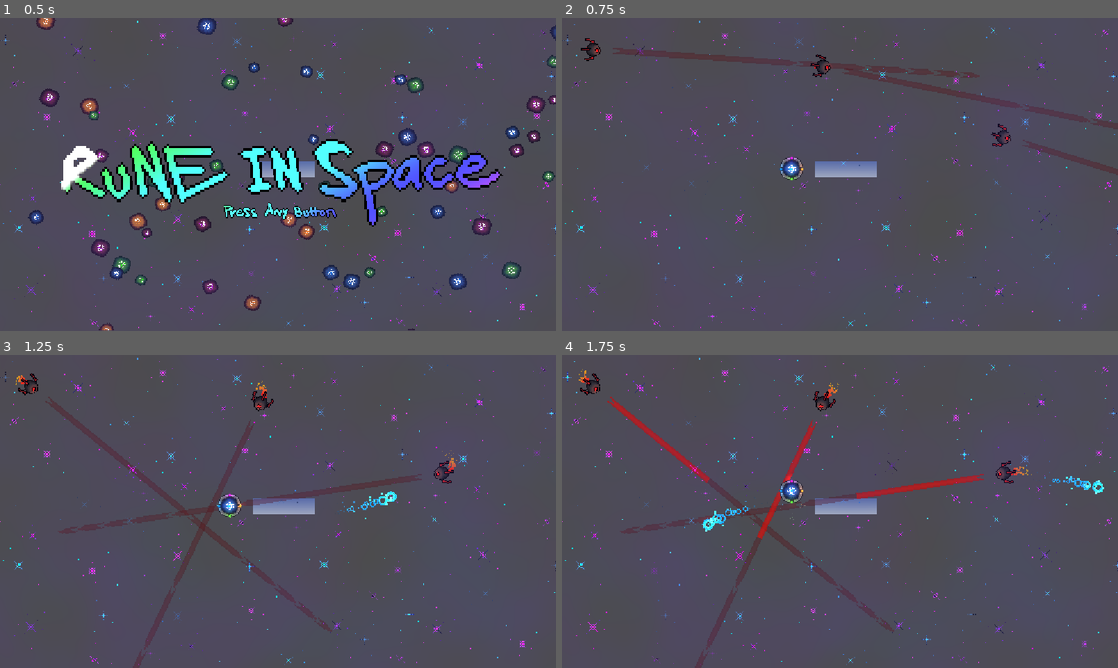
Above: before the commit, frames 1-4 (two rows, left to right).
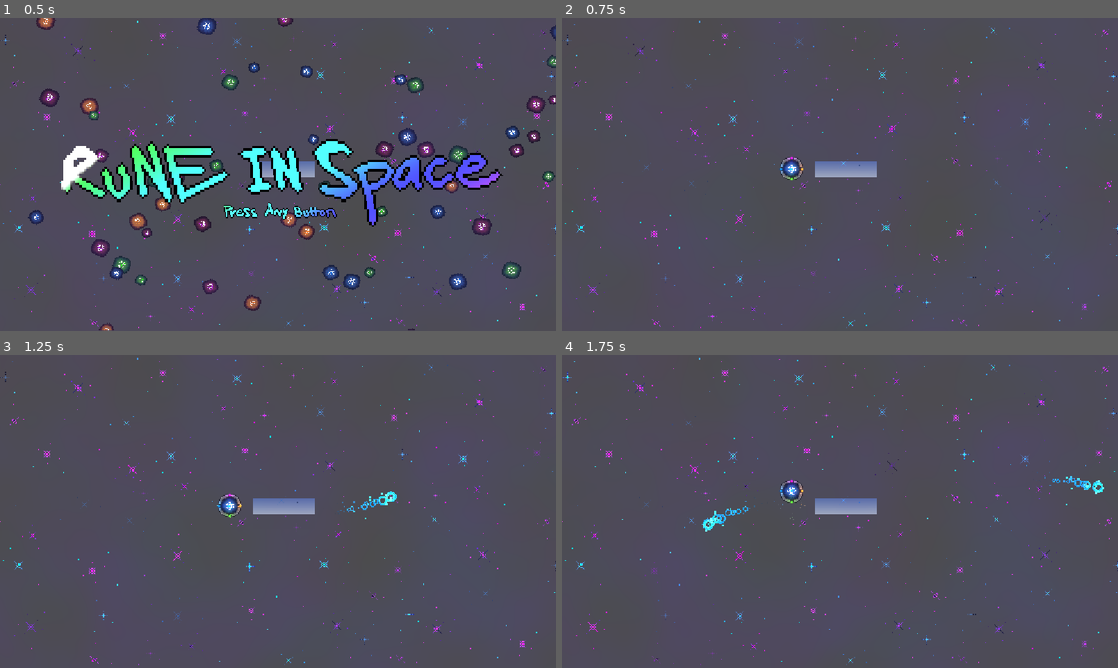
Above: after the commit, the same moments.

Repository: eee12342/New-Game
Game: Godot game, scene res://scenes/MainMenu.tscn
The game is run twice, just before and just after one commit, with the same random seed, the same clock (stepped at 60 frames per second) and the same inputs.
Inputs (mouse positions are in pixels of both pictures, inside the frame that each line leads up to):
- Up to frame 1 (0.5 s): no input
- Up to frame 2 (0.75 s): move the mouse to (962, 158) at 0.52 s; tap A (colour1) at 0.6 s; click (962, 158) at 0.67 s
- Up to frame 3 (1.25 s): no input
- Up to frame 4 (1.75 s): move the mouse to (728, 527) at 1.27 s; tap W (colour2) at 1.35 s; click (728, 527) at 1.42 s

Frame 1 is identical in both runs. In frame 2, 0.4% of the frame differs, in the area x 3-97%, y 6-43%; in frame 3, 0.6%; in frame 4, 1.8%, in the area x 3-85%, y 4-100%.

Commit message:
Add enemy spawn system
Add a timer-based enemy spawner with randomized edge spawn points and animated entry movement. This also fixes the enemy targeting variance to use the correct random API so the rotation jitter works as intended.

Diff:
--- a/scenes/enemy/enemy1/enemy_1.gd
+++ b/scenes/enemy/enemy1/enemy_1.gd
@@ -36,7 +36,7 @@
 	finding_player = true
 	var raw_target = global_position.direction_to(player.global_position).angle()
 	var delta = angle_difference(global_rotation, raw_target)
-	target = global_rotation + delta + randf_range(-rotation_variance, rotation_variance)
+	target = global_rotation + delta + random.randf_range(-rotation_variance, rotation_variance)
 
 	#momentum_tween = create_tween()
 	#momentum_tween.set_ease(Tween.EASE_OUT)
--- a/scenes/main.gd
+++ b/scenes/main.gd
@@ -1,13 +1,43 @@
 extends Node2D
 
 
-var enemy1_scene := preload("res://scenes/enemy/enemy1/enemy1.tscn")
+const enemy1_scene := preload("res://scenes/enemy/enemy1/enemy1.tscn")
 @onready var enemies_container: Node2D = $Enemies
+@onready var enemies_spawn_timer: Timer = $Enemies/SpawnTimer
+@onready var enemies_spawn_points: Node2D = $Enemies/EnemySpawnPoints
+
+var rng = RandomNumberGenerator.new()
 
 
 func _ready() -> void:
-	pass
+	spawner()
 
 
 func _process(delta: float) -> void:
 	pass
+
+
+func spawner():
+	var delay = rng.randf_range(1, 5)
+	enemies_spawn_timer.wait_time = delay
+	enemies_spawn_timer.start()
+
+
+func spawn_enemy():
+	var spawn_points = enemies_spawn_points.get_children()
+	var spawn_index = rng.randi_range(0, len(spawn_points) - 1)
+	var spawn_node = spawn_points[spawn_index]
+	var start = spawn_node.get_child(0)
+	var end = spawn_node.get_child(1)
+
+	var enemy = enemy1_scene.instantiate()
+	add_child(enemy)
+	enemy.global_position = start.global_position
+
+	tween_spawn(enemy, end)
+
+
+func tween_spawn(entity: CharacterBody2D, final_pos: Marker2D):
+	var spawn_tween: Tween = create_tween()
+	spawn_tween.tween_property(entity, "global_position", final_pos.global_position, 1)
+	spawner()
--- a/scenes/main.tscn
+++ b/scenes/main.tscn
@@ -2,7 +2,6 @@
 
 [ext_resource type="PackedScene" uid="uid://dgnvd7x61fo5n" path="res://scenes/character/character.tscn" id="1_o5qli"]
 [ext_resource type="Script" uid="uid://bwqrp776o8d5o" path="res://scenes/main.gd" id="1_tipki"]
-[ext_resource type="PackedScene" uid="uid://c7l0chwjkwn0j" path="res://scenes/enemy/enemy1/enemy1.tscn" id="2_0wfyh"]
 [ext_resource type="Shader" uid="uid://bsfsd20usidm7" path="res://art/Shaders/Scatter.gdshader" id="3_tbgi4"]
 [ext_resource type="Texture2D" uid="uid://cnxxlyg8vm7d" path="res://art/BackgroundArt/GalaxySkyBG.png" id="3_tefeu"]
 [ext_resource type="Shader" uid="uid://dr1dn77antlji" path="res://art/Shaders/Starlight.gdshader" id="4_o6xl0"]
@@ -79,17 +78,180 @@
 [node name="Enemies" type="Node2D" parent="." unique_id=1966949581]
 z_index = 1
 
-[node name="Enemy" parent="Enemies" unique_id=243331702 groups=["enemies"] instance=ExtResource("2_0wfyh")]
-position = Vector2(915, 246)
-charge_time = 0.75
-
-[node name="Enemy2" parent="Enemies" unique_id=990959022 groups=["enemies"] instance=ExtResource("2_0wfyh")]
-position = Vector2(65, 65)
-charge_time = 0.75
-
-[node name="Enemy3" parent="Enemies" unique_id=734930953 groups=["enemies"] instance=ExtResource("2_0wfyh")]
-position = Vector2(541, 100)
-charge_time = 0.75
+[node name="EnemySpawnPoints" type="Node2D" parent="Enemies" unique_id=1949906850]
+
+[node name="SP1" type="Node2D" parent="Enemies/EnemySpawnPoints" unique_id=1660474804]
+position = Vector2(200, 0)
+
+[node name="Start" type="Marker2D" parent="Enemies/EnemySpawnPoints/SP1" unique_id=181770644]
+position = Vector2(0, -100)
+
+[node name="End" type="Marker2D" parent="Enemies/EnemySpawnPoints/SP1" unique_id=447647628]
+position = Vector2(0, 50)
+
+[node name="SP2" type="Node2D" parent="Enemies/EnemySpawnPoints" unique_id=160517175]
+position = Vector2(400, 0)
+
+[node name="Start" type="Marker2D" parent="Enemies/EnemySpawnPoints/SP2" unique_id=1237374720]
+position = Vector2(0, -100)
+
+[node name="End" type="Marker2D" parent="Enemies/EnemySpawnPoints/SP2" unique_id=2132592696]
+position = Vector2(0, 50)
+
+[node name="SP3" type="Node2D" parent="Enemies/EnemySpawnPoints" unique_id=536583849]
+position = Vector2(600, 0)
+
+[node name="Start" type="Marker2D" parent="Enemies/EnemySpawnPoints/SP3" unique_id=738689882]
+position = Vector2(0, -100)
+
+[node name="End" type="Marker2D" parent="Enemies/EnemySpawnPoints/SP3" unique_id=174077435]
+position = Vector2(0, 50)
+
+[node name="SP4" type="Node2D" parent="Enemies/EnemySpawnPoints" unique_id=157323872]
+position = Vector2(800, 0)
+
+[node name="Start" type="Marker2D" parent="Enemies/EnemySpawnPoints/SP4" unique_id=1475182682]
+position = Vector2(0, -100)
+
+[node name="End" type="Marker2D" parent="Enemies/EnemySpawnPoints/SP4" unique_id=207762168]
+position = Vector2(0, 50)
+
+[node name="SP5" type="Node2D" parent="Enemies/EnemySpawnPoints" unique_id=1175422243]
+position = Vector2(1000, 0)
+
+[node name="Start" type="Marker2D" parent="Enemies/EnemySpawnPoints/SP5" unique_id=229098756]
+position = Vector2(0, -100)
+
+[node name="End" type="Marker2D" parent="Enemies/EnemySpawnPoints/SP5" unique_id=2085374144]
+position = Vector2(0, 50)
+
+[node name="SP6" type="Node2D" parent="Enemies/EnemySpawnPoints" unique_id=1552151664]
+position = Vector2(1150, 100)
+rotation = 1.5707964
+
+[node name="Start" type="Marker2D" parent="Enemies/EnemySpawnPoints/SP6" unique_id=362563057]
+position = Vector2(0, -100)
+
+[node name="End" type="Marker2D" parent="Enemies/EnemySpawnPoints/SP6" unique_id=344044214]
+position = Vector2(0, 50)
+
+[node name="SP7" type="Node2D" parent="Enemies/EnemySpawnPoints" unique_id=1439983444]
+position = Vector2(1150, 250)
+rotation = 1.5707964
+
+[node name="Start" type="Marker2D" parent="Enemies/EnemySpawnPoints/SP7" unique_id=1370161737]
+position = Vector2(0, -100)
+
+[node name="End" type="Marker2D" parent="Enemies/EnemySpawnPoints/SP7" unique_id=520766865]
+position = Vector2(0, 50)
+
+[node name="SP8" type="Node2D" parent="Enemies/EnemySpawnPoints" unique_id=1035064550]
+position = Vector2(1150, 400)
+rotation = 1.5707964
+
+[node name="Start" type="Marker2D" parent="Enemies/EnemySpawnPoints/SP8" unique_id=56753090]
+position = Vector2(0, -100)
+
+[node name="End" type="Marker2D" parent="Enemies/EnemySpawnPoints/SP8" unique_id=135592796]
+position = Vector2(0, 50)
+
+[node name="SP9" type="Node2D" parent="Enemies/EnemySpawnPoints" unique_id=202323861]
+position = Vector2(1150, 550)
+rotation = 1.5707964
+
+[node name="Start" type="Marker2D" parent="Enemies/EnemySpawnPoints/SP9" unique_id=851976981]
+position = Vector2(0, -100)
+
+[node name="End" type="Marker2D" parent="Enemies/EnemySpawnPoints/SP9" unique_id=828800930]
+position = Vector2(0, 50)
+
+[node name="SP10" type="Node2D" parent="Enemies/EnemySpawnPoints" unique_id=915827776]
+position = Vector2(200, 700)
+
+[node name="Start" type="Marker2D" parent="Enemies/EnemySpawnPoints/SP10" unique_id=501351589]
+position = Vector2(0, 50)
+
+[node name="End" type="Marker2D" parent="Enemies/EnemySpawnPoints/SP10" unique_id=820183933]
+position = Vector2(0, -100)
+
+[node name="SP11" type="Node2D" parent="Enemies/EnemySpawnPoints" unique_id=2100148855]
+position = Vector2(400, 700)
+
+[node name="Start" type="Marker2D" parent="Enemies/EnemySpawnPoints/SP11" unique_id=1156882178]
+position = Vector2(0, 50)
+
+[node name="End" type="Marker2D" parent="Enemies/EnemySpawnPoints/SP11" unique_id=1872474296]
+position = Vector2(0, -100)
+
+[node name="SP12" type="Node2D" parent="Enemies/EnemySpawnPoints" unique_id=1788822690]
+position = Vector2(600, 700)
+
+[node name="Start" type="Marker2D" parent="Enemies/EnemySpawnPoints/SP12" unique_id=220678464]
+position = Vector2(0, 50)
+
+[node name="End" type="Marker2D" parent="Enemies/EnemySpawnPoints/SP12" unique_id=367723448]
+position = Vector2(0, -100)
+
+[node name="SP13" type="Node2D" parent="Enemies/EnemySpawnPoints" unique_id=606908767]
+position = Vector2(800, 700)
+
+[node name="Start" type="Marker2D" parent="Enemies/EnemySpawnPoints/SP13" unique_id=153553221]
+position = Vector2(0, -100)
+
+[node name="End" type="Marker2D" parent="Enemies/EnemySpawnPoints/SP13" unique_id=1996458074]
+position = Vector2(0, 50)
+
+[node name="SP14" type="Node2D" parent="Enemies/EnemySpawnPoints" unique_id=582676188]
+position = Vector2(1000, 700)
+
+[node name="Start" type="Marker2D" parent="Enemies/EnemySpawnPoints/SP14" unique_id=180623010]
+position = Vector2(0, 50)
+
+[node name="End" type="Marker2D" parent="Enemies/EnemySpawnPoints/SP14" unique_id=1554937828]
+position = Vector2(0, -100)
+
+[node name="SP15" type="Node2D" parent="Enemies/EnemySpawnPoints" unique_id=2018035990]
+position = Vector2(0, 100)
+rotation = 1.5707964
+
+[node name="Start" type="Marker2D" parent="Enemies/EnemySpawnPoints/SP15" unique_id=1995368541]
+position = Vector2(0, 50)
+
+[node name="End" type="Marker2D" parent="Enemies/EnemySpawnPoints/SP15" unique_id=1691980590]
+position = Vector2(0, -100)
+
+[node name="SP16" type="Node2D" parent="Enemies/EnemySpawnPoints" unique_id=737002447]
+position = Vector2(0, 250)
+rotation = 1.5707964
+
+[node name="Start" type="Marker2D" parent="Enemies/EnemySpawnPoints/SP16" unique_id=1608753300]
+position = Vector2(0, 50)
+
+[node name="End" type="Marker2D" parent="Enemies/EnemySpawnPoints/SP16" unique_id=209428727]
+position = Vector2(0, -100)
+
+[node name="SP17" type="Node2D" parent="Enemies/EnemySpawnPoints" unique_id=1017870773]
+position = Vector2(0, 400)
+rotation = 1.5707964
+
+[node name="Start" type="Marker2D" parent="Enemies/EnemySpawnPoints/SP17" unique_id=1173522409]
+position = Vector2(0, 50)
+
+[node name="End" type="Marker2D" parent="Enemies/EnemySpawnPoints/SP17" unique_id=58994847]
+position = Vector2(0, -100)
+
+[node name="SP18" type="Node2D" parent="Enemies/EnemySpawnPoints" unique_id=1691137341]
+position = Vector2(0, 550)
+rotation = 1.5707964
+
+[node name="Start" type="Marker2D" parent="Enemies/EnemySpawnPoints/SP18" unique_id=549711700]
+position = Vector2(0, 50)
+
+[node name="End" type="Marker2D" parent="Enemies/EnemySpawnPoints/SP18" unique_id=2119242227]
+position = Vector2(0, -100)
+
+[node name="SpawnTimer" type="Timer" parent="Enemies" unique_id=1114648601]
+one_shot = true
 
 [node name="Background" type="Sprite2D" parent="." unique_id=170960402]
 z_index = -1
@@ -125,3 +287,7 @@
 
 [node name="WorldEnvironment" type="WorldEnvironment" parent="." unique_id=1742732268]
 environment = SubResource("Environment_c105b")
+
+[node name="Node" type="Node" parent="." unique_id=1376752932]
+
+[connection signal="timeout" from="Enemies/SpawnTimer" to="." method="spawn_enemy"]
